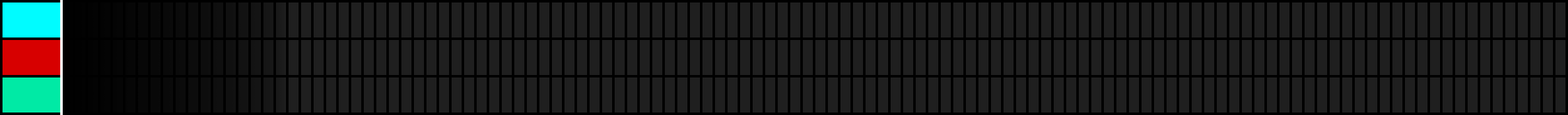
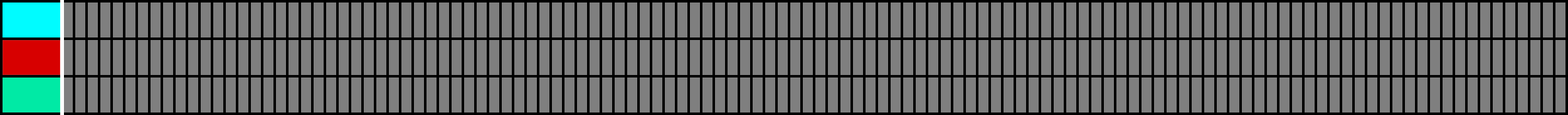
The second w=1568, h=115 image is a revision of the first. Changes to its layers:
painted on "CurFrameBar" over [62, 0, 287, 115]
painted on "Overlay" over [2, 2, 1566, 113]
